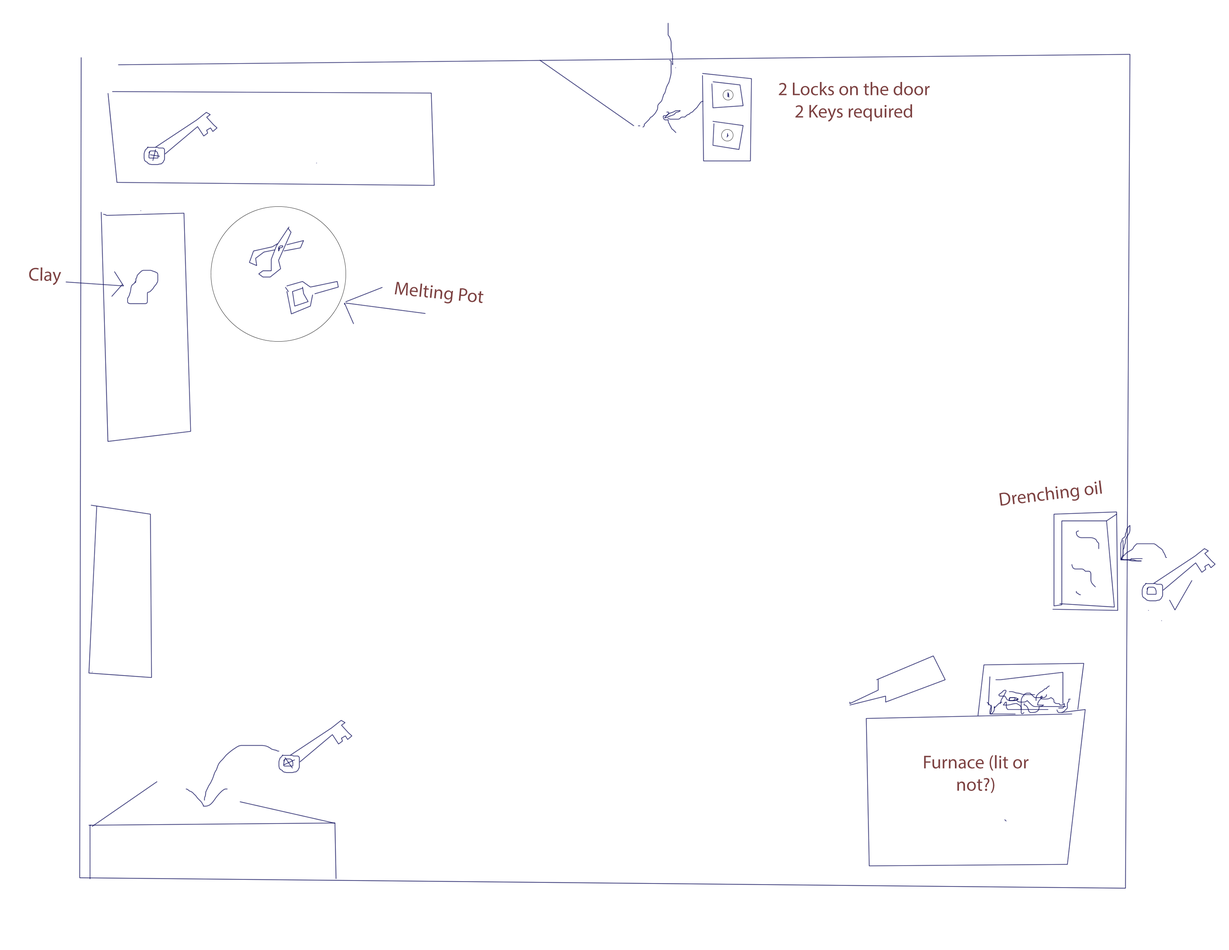
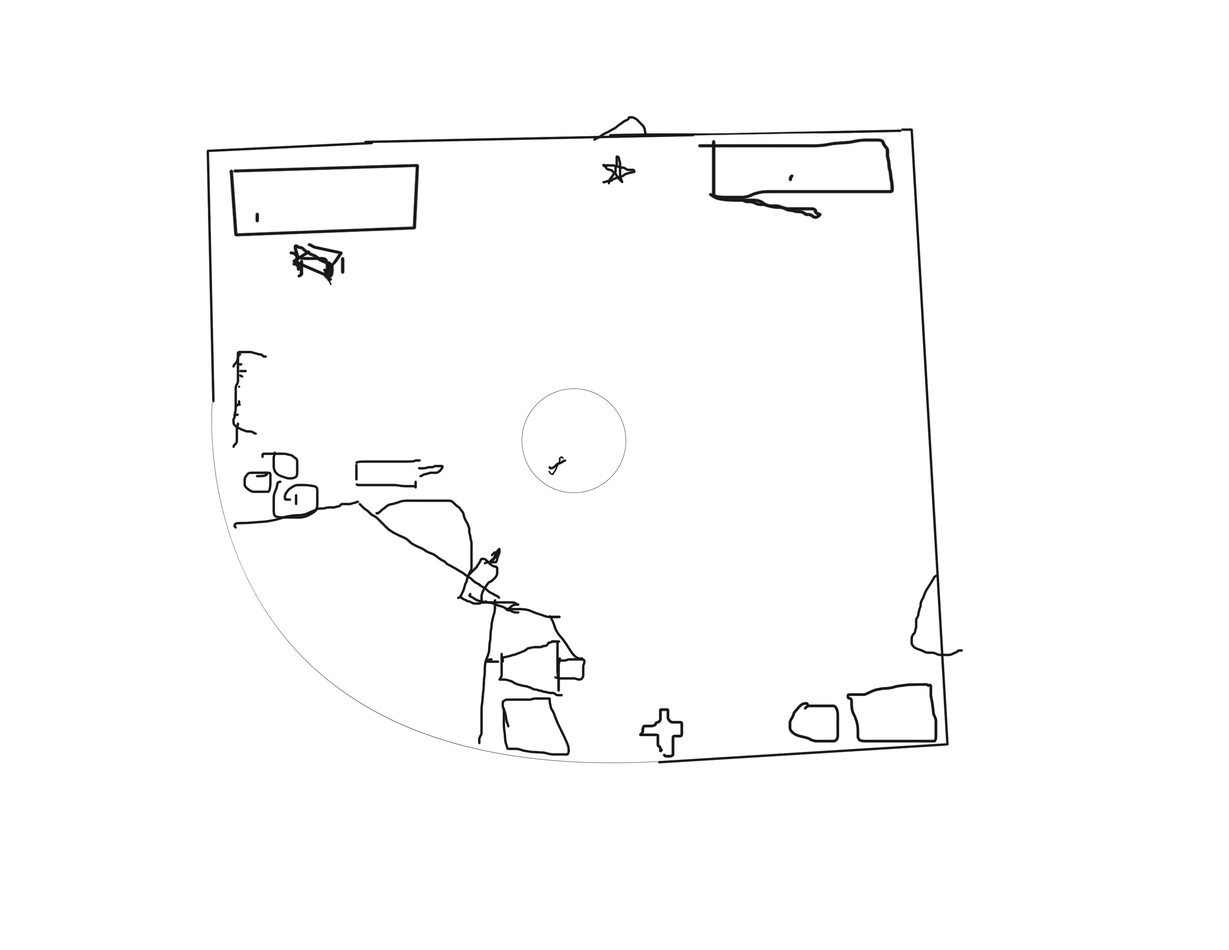
Before/after of a 1229 × 950 layered artwork. What changed in the layer stack:
removed layer "Ellipse 3" over [721,129,734,142]
removed layer "Ellipse 2" over [723,89,734,101]
added layer "Shape 1" above "Ellipse 1" over [211,402,661,763]
painted on "Ellipse 1" over [127,72,1119,759]
removed layer "2 Locks on the door 2 Keys required" over [778,81,931,122]
removed layer "Layer 3" over [1120,524,1216,602]
removed layer "Drenching oil" over [999,480,1103,506]
removed layer "Furnace (lit or not?) v" over [924,755,1029,794]
removed layer "Clay" over [29,267,62,285]
removed layer "Melting Pot" over [394,281,484,304]
painted on "Layer 2" over [65,115,1193,807]
painted on "Layer 1" over [29,22,1216,889]
hid "Layer 0", painted on it over [29,22,1216,889]
